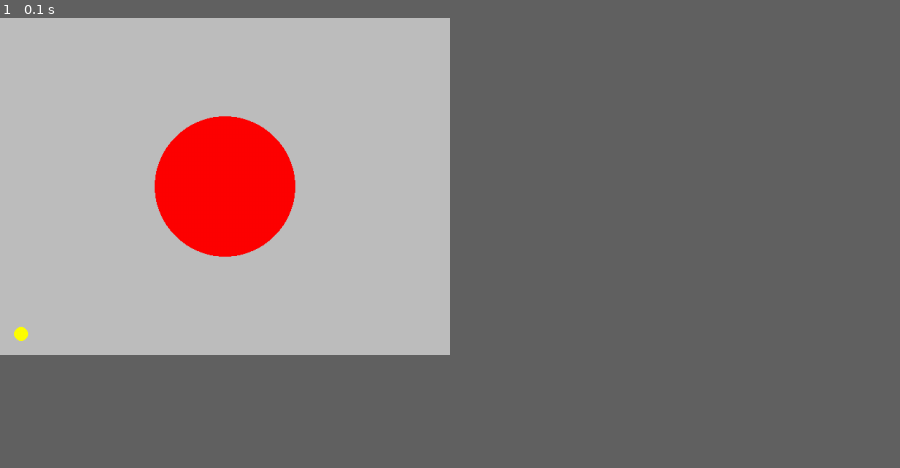
Above: before the commit, frame 1.
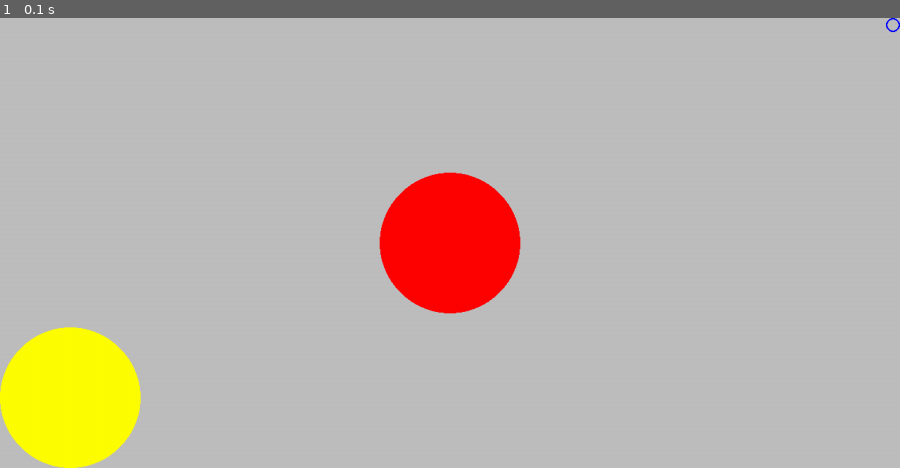
Above: after the commit, the same moment.

Repository: rhit-catapult/pygamestartercode-fisherds
Game: pygame game, started from 01-MovingSmile/ExampleGameLoop.py
The game is run twice, just before and just after one commit, with the same random seed, the same clock (stepped at 60 frames per second) and the same inputs.
Inputs:
- Up to frame 1 (0.1 s): no input
In our replay, the window is 450x337 before the commit and 900x450 after it. These sizes can differ from the game's own. Grey fills any space a smaller window leaves; there, only what the larger window draws over its background counts as a difference.

The runs differ from the first frame. In frame 1, 12% of the frame differs, in the area x 0-100%, y 0-100%.

Commit message:
progress learning the pygame APIs

Diff:
--- a/01-MovingSmile/ExampleGameLoop.py
+++ b/01-MovingSmile/ExampleGameLoop.py
@@ -1,50 +1,25 @@
-# The below two lines constitute what tools we will be using from the toolbox
-# that python provides us with. We will be using the pygame tool as well as
-# the sys tool. pygame is the big hammer we will use to build our game and
-# capture our events (like key presses, mouse movements, etc.). sys is a small
-# tool that allows us to communicate with the part of our computer that runs
-# python and all other programs!
 import pygame
 import sys
 
-# Let's turn pygame ON
 pygame.init()
 
-# Let's create a caption for the game window
 pygame.display.set_caption("Hello Dave Fisher")
+screen = pygame.display.set_mode((1280, 640))
 
-# Now the screen is where all the magic is going to happen. Our screen will
-# have a width of 640 pixels and a height of 480 pixels. The (0,0) point will
-# be at the top left of our screen.
-screen = pygame.display.set_mode((640, 480))
+while True:
+    for event in pygame.event.get():
+        print(event)  # Weird usually you DO something
 
-# This is a loop that will run forever, simply because True is always true
-while True:
-    # Here's another loop inside of the first loop. Notice the indentation,
-    # moving one tab width into the while loop makes this statement part of the
-    # loop instead of outside of it.
-    for event in pygame.event.get():
-        # Let's just print all the events that happen in our window, wonder
-        # what those could be?
-        print(event)
-
-        # we must allow our users to quit the game right? I mean not everyone
-        # wants to play forever.
-        # This is a conditional statement, i.e., the line sys.exit() will ONLY
-        # execute when event.type is equal to pygame.QUIT (this is what ==
-        # means).
         if event.type == pygame.QUIT:
             sys.exit()
 
         # Additional interactions with events
 
-    screen.fill(pygame.Color("Gray"))
-
-    # Draw things on the screen
+    screen.fill(pygame.Color("gray"))
 
     # Done 01: Try to draw a circle (any size, any color, anywhere)
     # pygame.draw.circle(screen, color, pos, radius, width(optional)  )
-    pygame.draw.circle(screen, (255, 255, 0), (30, 450), 10)
+    pygame.draw.circle(screen, (0, 0, 255), (1270, 10), 10, 2)
 
     # TODO 02: Try to draw a red circle in the middle of the screen with a radius 100
     # pygame.draw.circle(screen, color, pos, radius, width(optional)  )
@@ -52,10 +27,7 @@
 
     # TODO 03: Try to draw a yellow circle with the center exactly in the lower left corner of the screen, radius 10
     # pygame.draw.circle(screen, color, pos, radius, width(optional)  )
+    radius = 100
+    pygame.draw.circle(screen, (255, 255, 0), (radius, screen.get_height() - radius), radius)
 
-    # This will make sure that things appear on our screen, without this
-    # update, everything we do will not be visible!
-    # notice how this statement is still inside of the first while loop, but
-    # outside of the for loop (why? because it is at the same level of
-    # indentation as the for loop statement).
     pygame.display.update()
